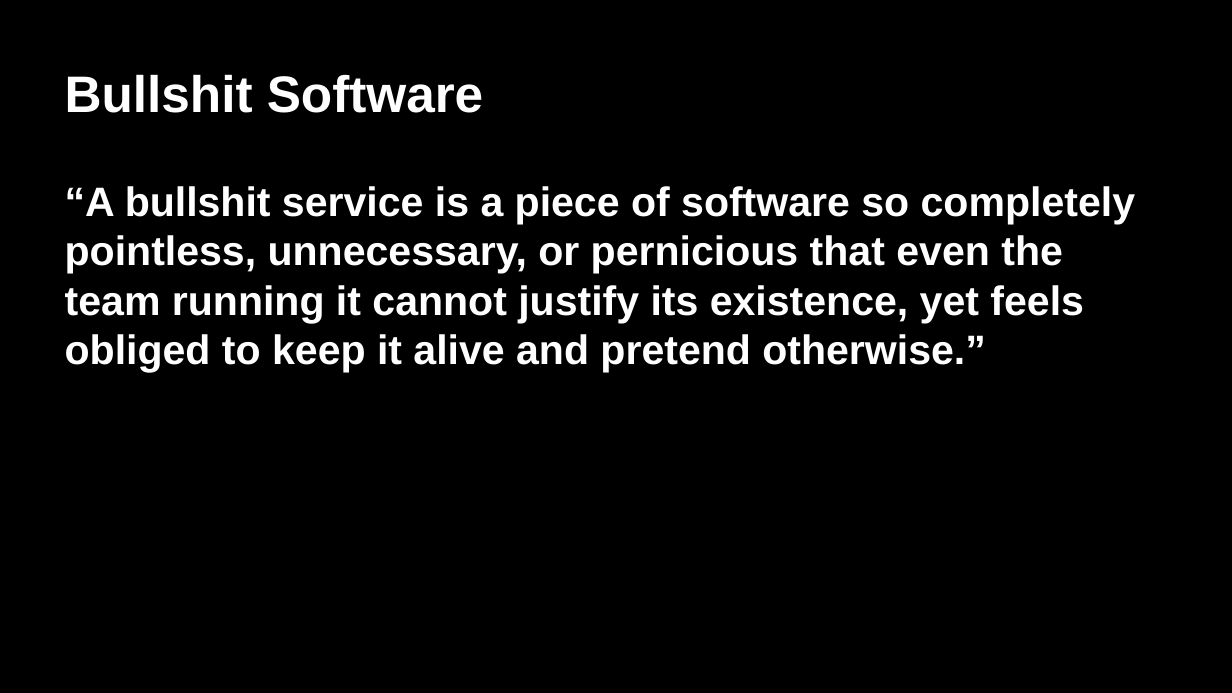
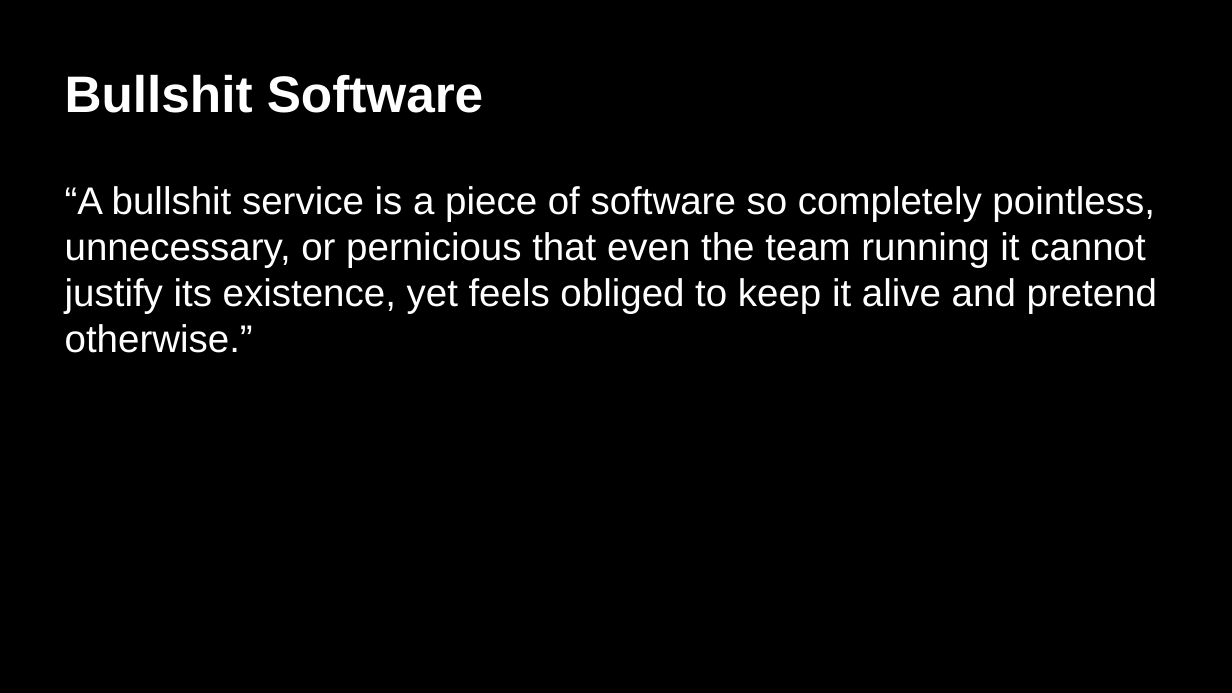
Before and after one commit to ivonnyssen/2026-0111, a slide deck: slide 15 of talk.pptx. Drawn at 1232x693 pixels with LibreOffice and Linux fonts; fonts in the diff are those of the drawing. Boxes give left, top, right and bottom in pixels: in the first picture for what was removed or moved away, otherwise in the second. Text is boxed around its words. In the diff, an @@ line names an element or a change of style, - is before the commit and + after.

```diff
--- a/talk.pptx
+++ b/talk.pptx
@@ text "“A bullshit service is a ..." at [65, 186, 1157, 353]: size 32 to 30 pt, bold off @@
```
Also in this commit, not shown: 3 other slides changed, 1 slide added, 1 slide removed, 3 other files.
